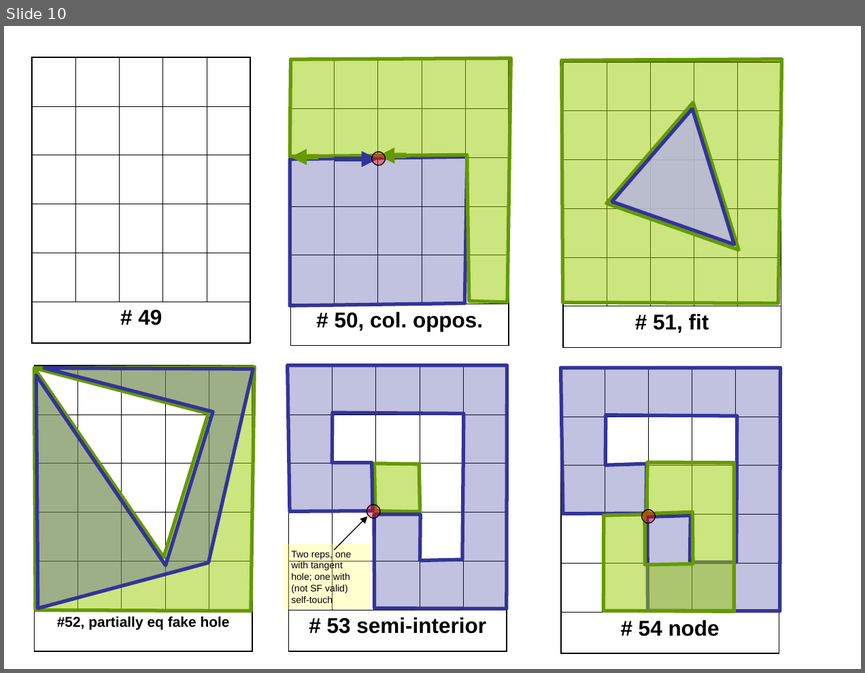
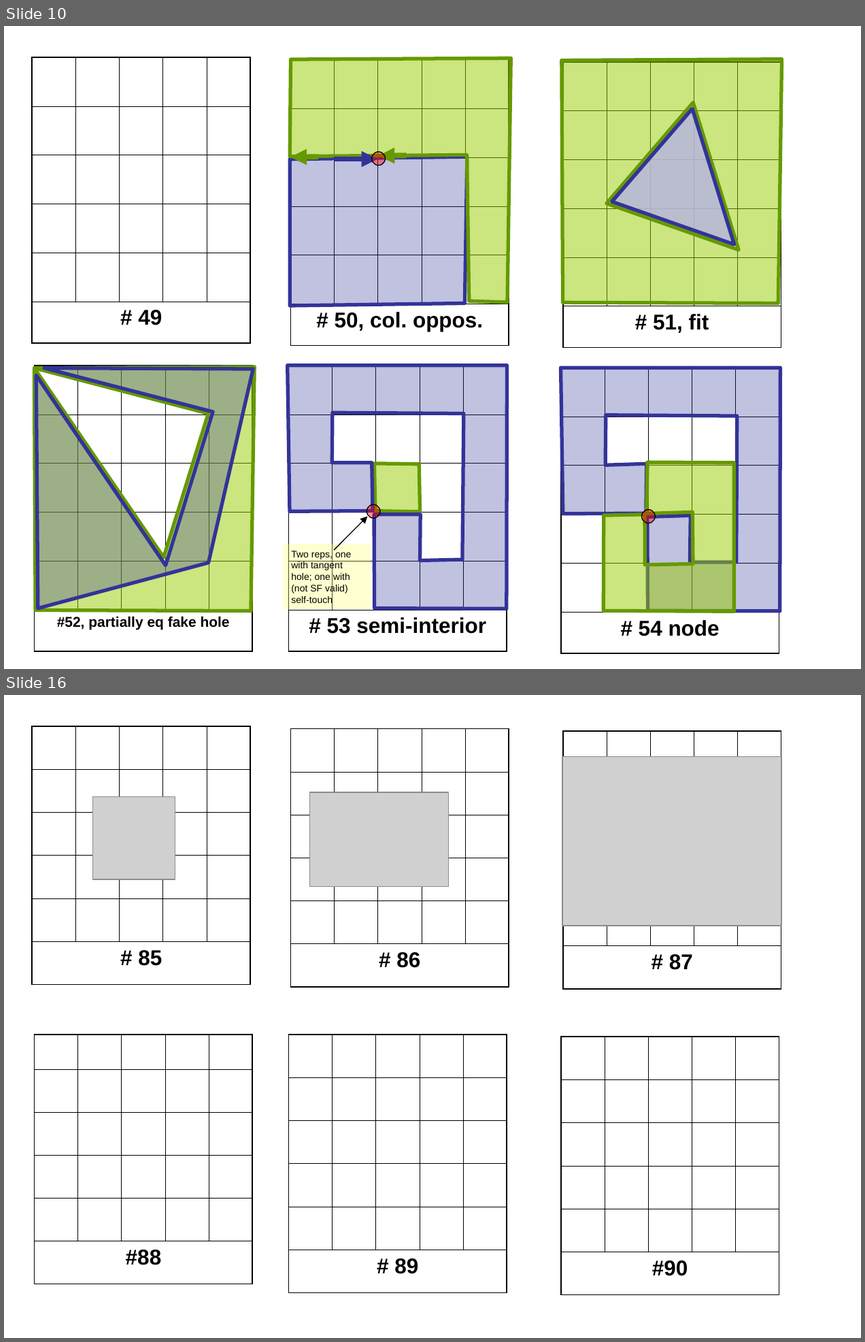
Before and after one commit to boostorg/geometry, a slide deck: doc/testcases/overlay_cases.ppt. Shown one above the other, each under a label of ours: slide 10 before the commit, slides 10 and 16 after it; the slides between them are not shown. The pictures are 865x673 and 865x1342 pixels, drawn with LibreOffice and Linux fonts; fonts in the diff are those of the drawing; grey boxes stand for pictures. Boxes give left, top, right and bottom in pixels: in the first picture for what was removed or moved away, otherwise in the second. Text is boxed around its words. In the diff, an @@ line names an element or a change of style, - is before the commit and + after.

```diff
--- a/doc/testcases/overlay_cases.ppt
+++ b/doc/testcases/overlay_cases.ppt
@@ slide 16 added at bbox=[4, 695, 861, 1338], background #FFFFFF @@
@@ table added at bbox=[33, 727, 251, 985], 6 rows, 5 columns @@
+ |  |  |  | 
+ |  |  |  | 
+ |  |  |  | 
+ |  |  |  | 
+ |  |  |  | 
+# 85 |  |  |  | 
@@ table added at bbox=[291, 728, 509, 986], 6 rows, 5 columns @@
+ |  |  |  | 
+ |  |  |  | 
+ |  |  |  | 
+ |  |  |  | 
+ |  |  |  | 
+# 86 |  |  |  | 
@@ table added at bbox=[563, 731, 781, 989], 6 rows, 5 columns @@
+ |  |  |  | 
+ |  |  |  | 
+ |  |  |  | 
+ |  |  |  | 
+ |  |  |  | 
+# 87 |  |  |  | 
@@ picture added at bbox=[563, 757, 782, 926] @@
@@ picture added at bbox=[310, 793, 449, 887] @@
@@ picture added at bbox=[92, 797, 175, 879] @@
@@ table added at bbox=[34, 1034, 252, 1284], 6 rows, 5 columns @@
+ |  |  |  | 
+ |  |  |  | 
+ |  |  |  | 
+ |  |  |  | 
+ |  |  |  | 
+#88 |  |  |  | 
@@ table added at bbox=[288, 1034, 507, 1292], 6 rows, 5 columns @@
+ |  |  |  | 
+ |  |  |  | 
+ |  |  |  | 
+ |  |  |  | 
+ |  |  |  | 
+# 89 |  |  |  | 
@@ table added at bbox=[561, 1037, 779, 1295], 6 rows, 5 columns @@
+ |  |  |  | 
+ |  |  |  | 
+ |  |  |  | 
+ |  |  |  | 
+ |  |  |  | 
+#90 |  |  |  | 
```
Also in this commit, not shown: 2 slides changed, 5 other slides added, 5 other files.
